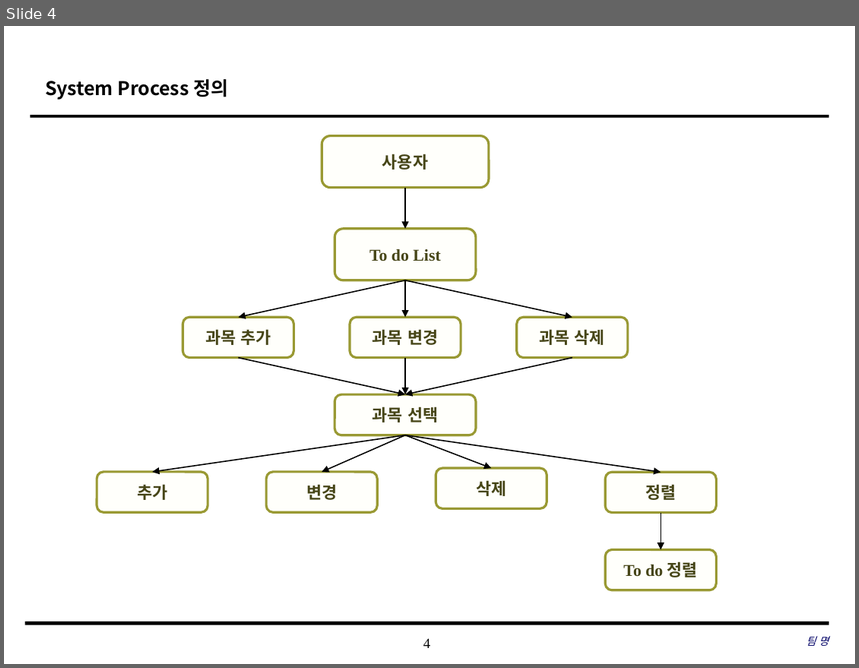
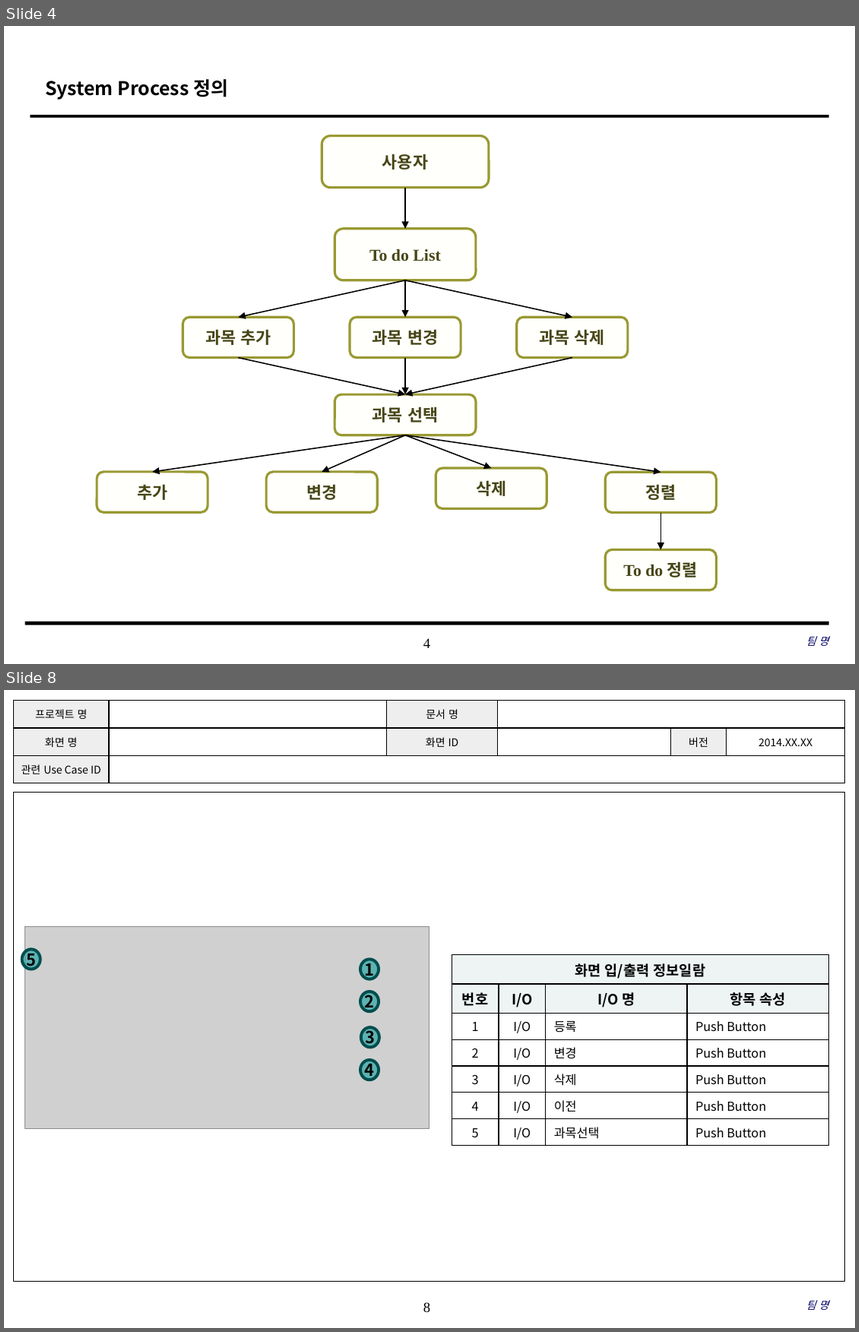
Before and after one commit to SE-admin/7, a slide deck: doc/3_ 설계서/UI Design Template.pptx. Shown one above the other, each under a label of ours: slide 4 before the commit, slides 4 and 8 after it; the slides between them are not shown. The pictures are 859x668 and 859x1332 pixels, drawn with LibreOffice and Linux fonts; fonts in the diff are those of the drawing; grey boxes stand for pictures; background and template pictures are left out. Boxes give left, top, right and bottom in pixels: in the first picture for what was removed or moved away, otherwise in the second. Text is boxed around its words. In the diff, an @@ line names an element or a change of style, - is before the commit and + after.

```diff
--- a/doc/3_ 설계서/UI Design Template.pptx
+++ b/doc/3_ 설계서/UI Design Template.pptx
@@ slide 8 added at [4,690,855,1328], background #FFFFFF; not listed: 1 template element that a slide beside it also shows @@
@@ table added at [13,700,844,783], 3 rows, 6 columns @@
+프로젝트 명 |  | 문서 명 |  |  | 
+화면 명 |  | 화면 ID |  | 버전 | 2014.XX.XX
+관련 Use Case ID |  |  |  |  | 
@@ rectangle added at [13,792,845,1281], outline #000000 0.75 pt @@
@@ picture added at [25,926,430,1129] @@
@@ ellipse added at [22,950,40,969], fill #009999 at 55% opacity, outline #004C4C 2.5 pt, 14 pt, text #000000, bold @@
+5
@@ ellipse added at [360,959,379,979], fill #009999 at 55% opacity, outline #004C4C 2.5 pt, 14 pt, text #000000, bold @@
+1
@@ table added at [452,954,828,1143], 7 rows, 4 columns @@
+화면 입/출력 정보일람 |  |  | 
+번호 | I/O | I/O 명 | 항목 속성
+1 | I/O | 등록 | Push Button
+2 | I/O | 변경 | Push Button
+3 | I/O | 삭제 | Push Button
+4 | I/O | 이전 | Push Button
+5 | I/O | 과목선택 | Push Button
@@ ellipse added at [360,991,379,1011], fill #009999 at 55% opacity, outline #004C4C 2.5 pt, 14 pt, text #000000, bold @@
+2
@@ ellipse added at [360,1028,379,1047], fill #009999 at 55% opacity, outline #004C4C 2.5 pt, 14 pt, text #000000, bold @@
+3
@@ ellipse added at [360,1060,379,1080], fill #009999 at 55% opacity, outline #004C4C 2.5 pt, 14 pt, text #000000, bold @@
+4
@@ text added at [807,1301,829,1310], 9 pt, text #000066, italic @@
+팀 명
```
Also in this commit, not shown: 2 slides changed, 12 other slides added, 1 slide removed.
